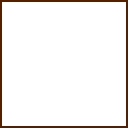
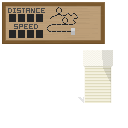
Layered file, before and after one edit (128x128). Changes by layer:
removed layer "Layer 1" over [0, 0, 128, 128]
added layer "Layer 7" above "Polygon 1" over [47, 7, 78, 35]
added layer "Layer 6" above "Layer 5" over [8, 7, 78, 38]
added layer "Layer 5" above "Layer 4" over [2, 2, 105, 44]
added layer "Layer 4" above "Layer 3" over [102, 50, 113, 82]
added layer "Layer 3" above "Layer 2" over [78, 50, 113, 103]
